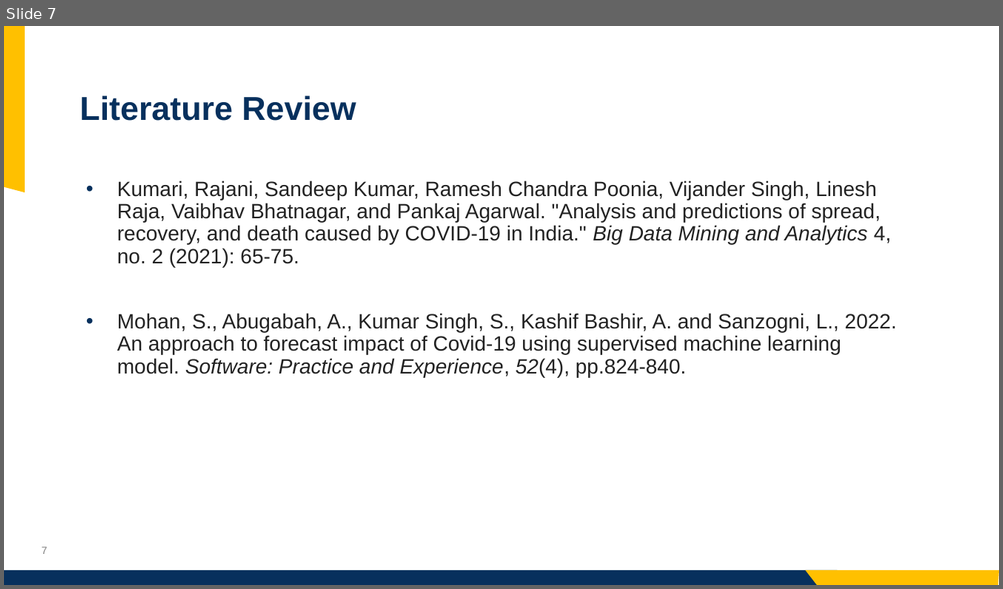
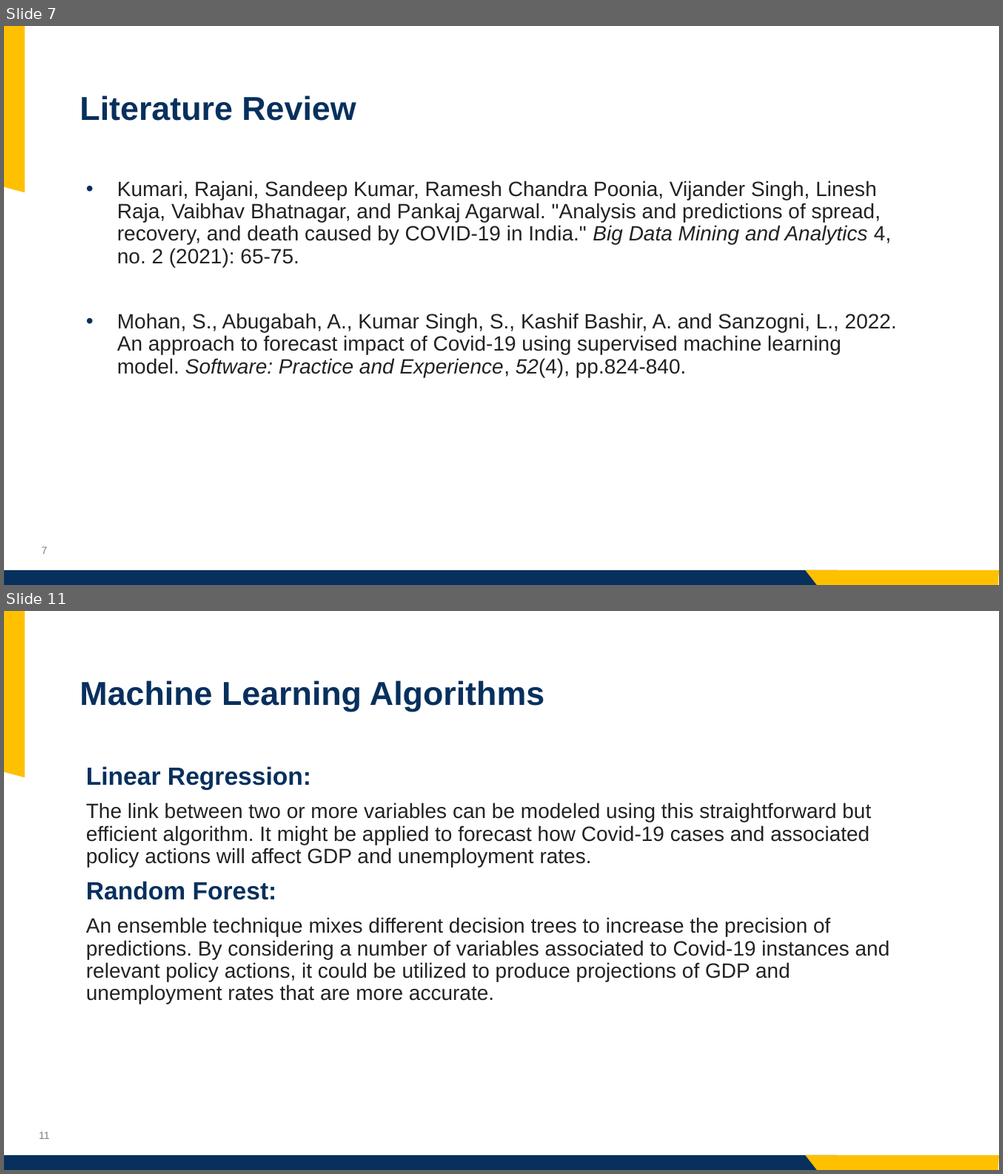
Before and after one commit to jashwanth08/SpringCapstone2023, a slide deck: presentataions/Presentation.pptx. Shown one above the other, each under a label of ours: slide 7 before the commit, slides 7 and 11 after it; the slides between them are not shown. The pictures are 1003x589 and 1003x1174 pixels, drawn with LibreOffice and Linux fonts; fonts in the diff are those of the drawing; background and template pictures are left out. Boxes give left, top, right and bottom in pixels: in the first picture for what was removed or moved away, otherwise in the second. Text is boxed around its words. In the diff, an @@ line names an element or a change of style, - is before the commit and + after.

Commit message:
Project Background PPT changes

```diff
--- a/presentataions/Presentation.pptx
+++ b/presentataions/Presentation.pptx
@@ slide 11 added at [4, 611, 999, 1170], background picture (left out); not listed: 4 template elements that a slide beside it also shows @@
@@ title added at [79, 681, 544, 712], 32 pt, text #07305D, bold @@
+Machine Learning Algorithms
@@ text added at [86, 766, 890, 1004], 20 pt, text #222222 @@
+Linear Regression:
+The link between two or more variables can be modeled using this straightforward but efficient algorithm. It might be applied to forecast how Covid-19 cases and associated policy actions will affect GDP and unemployment rates.
+Random Forest:
+An ensemble technique mixes different decision trees to increase the precision of predictions. By considering a number of variables associated to Covid-19 instances and relevant policy actions, it could be utilized to produce projections of GDP and unemployment rates that are more accurate.
```
Also in this commit, not shown: 2 slides changed, 2 other slides added.
